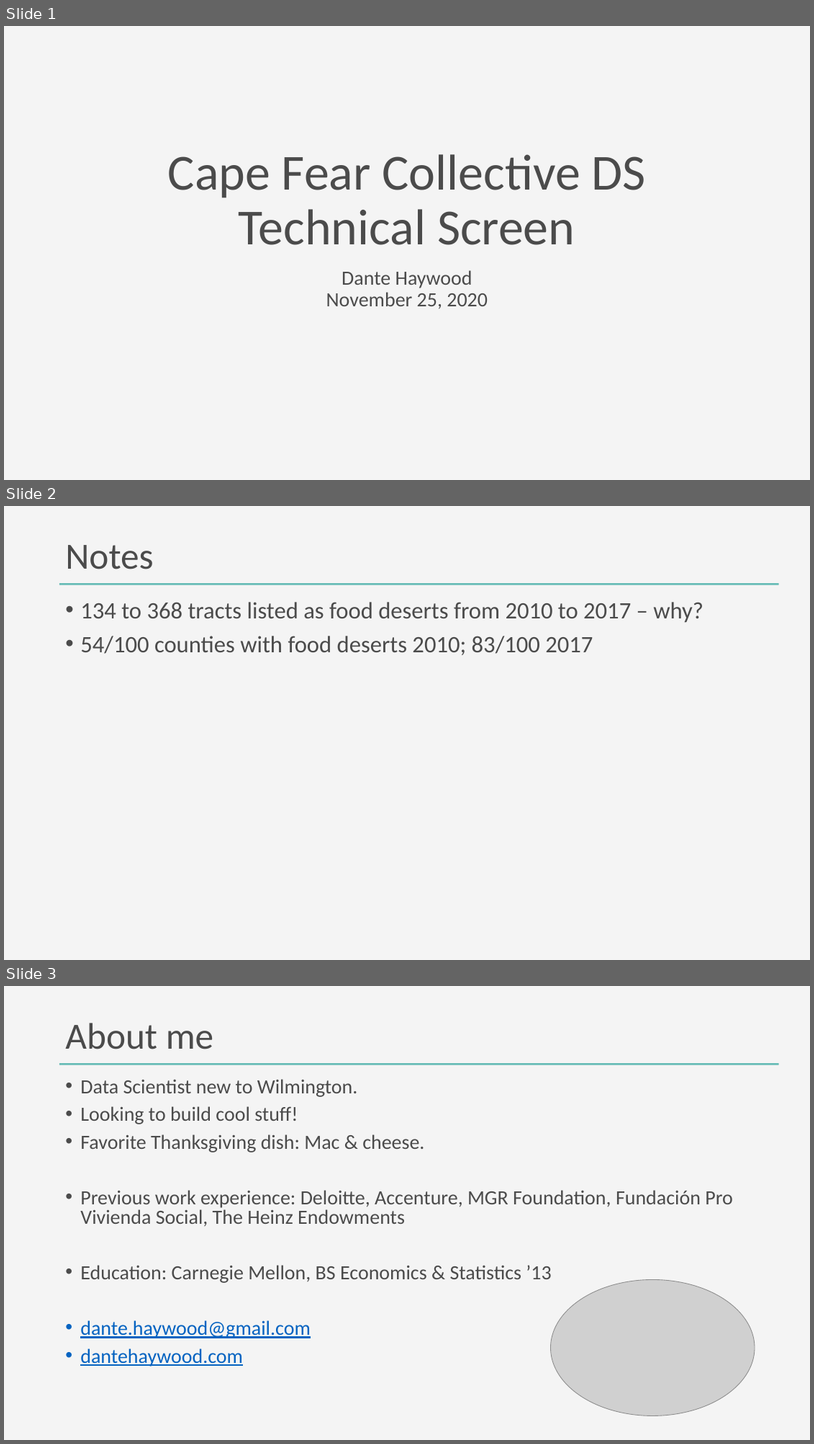
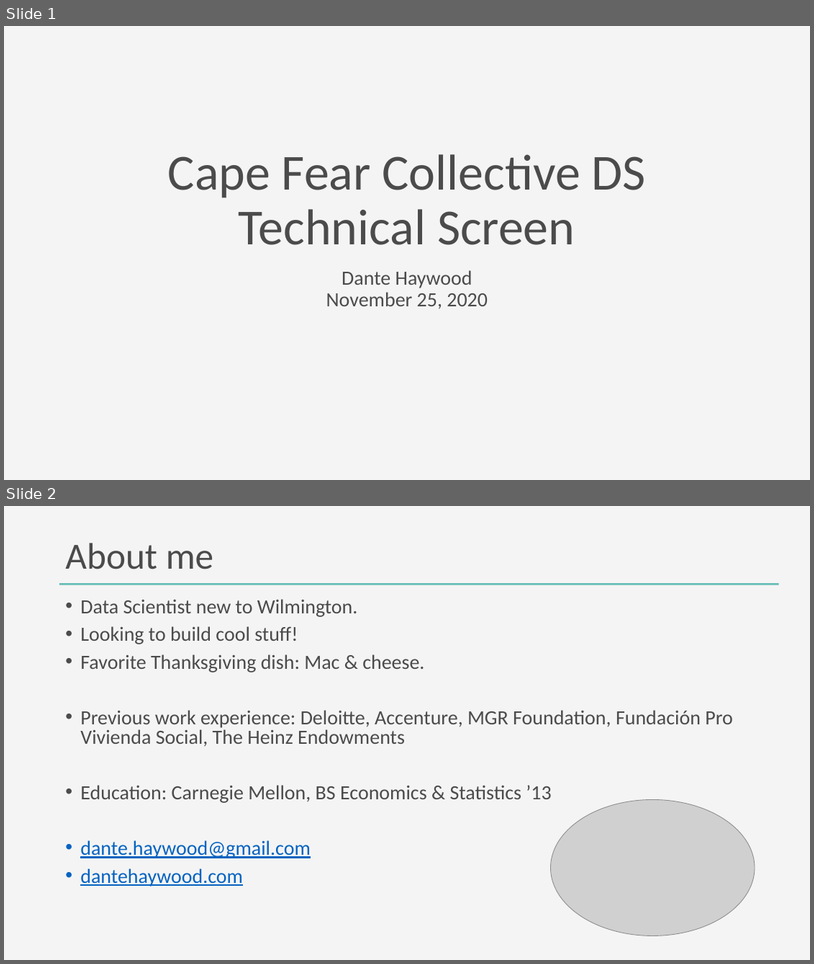
Before and after one commit to DanteHaywood/cfc_ds_screen, a slide deck: doc/2020_11_25_cfc_ds_technical_screen_haywood.pptx. Shown one above the other, each under a label of ours: slides 1, 2 and 3 before the commit, slides 1 and 2 after it. The pictures are 814x1444 and 814x964 pixels, drawn with LibreOffice and Linux fonts; fonts in the diff are those of the drawing; grey boxes stand for pictures. Boxes give left, top, right and bottom in pixels: in the first picture for what was removed or moved away, otherwise in the second. Text is boxed around its words. In the diff, an @@ line names an element or a change of style, - is before the commit and + after.

```diff
--- a/doc/2020_11_25_cfc_ds_technical_screen_haywood.pptx
+++ b/doc/2020_11_25_cfc_ds_technical_screen_haywood.pptx
@@ slide 2 removed at bbox=[4, 506, 810, 960], background #F4F4F4; not listed: 1 template element that a slide beside it also shows @@
@@ title removed at bbox=[65, 545, 153, 569] @@
-Notes
@@ text removed at bbox=[80, 602, 704, 655] @@
-• 134 to 368 tracts listed as food deserts from 2010 to 2017 – why?
-• 54/100 counties with food deserts 2010; 83/100 2017
@@ what was slide 3 is now slide 2 @@
```
Also in this commit, not shown: 3 slides changed, 4 slides added, 6 other slides removed, 4 other files.
